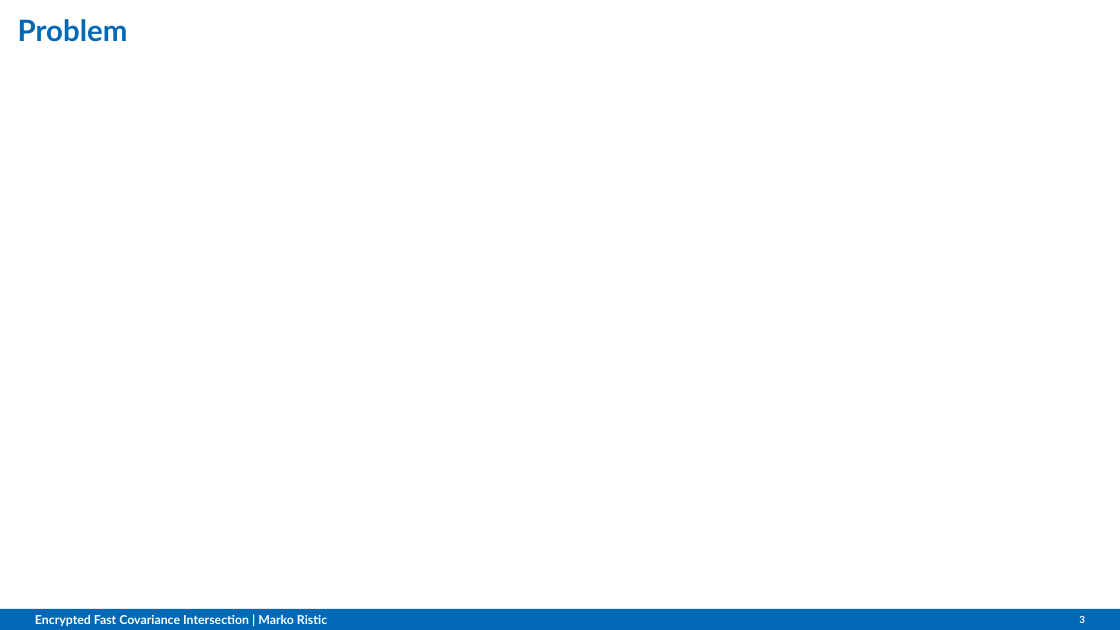
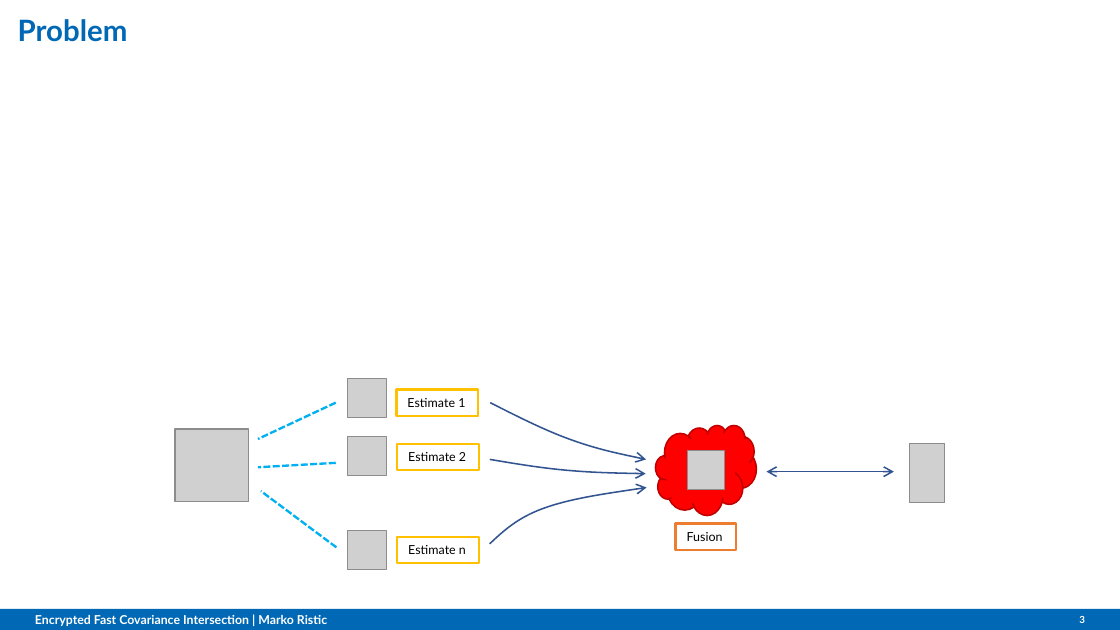
Before and after one commit to omubtcezq/PaillierFCI, a slide deck: slide 3 of presentation/MFI2022_marko_ristic.pptx. Drawn at 1120x630 pixels with LibreOffice and Linux fonts; fonts in the diff are those of the drawing; grey boxes stand for pictures; background and template pictures are left out. Boxes give left, top, right and bottom in pixels: in the first picture for what was removed or moved away, otherwise in the second. Text is boxed around its words. In the diff, an @@ line names an element or a change of style, - is before the commit and + after.

```diff
--- a/presentation/MFI2022_marko_ristic.pptx
+++ b/presentation/MFI2022_marko_ristic.pptx
@@ group added at [175, 379, 945, 570]: 6 pictures, 4 freeform shapes, 4 rectangles, 3 lines, 1 cloud @@
+Estimate 1
+Estimate 2
+Estimate n
+Fusion
```
Also in this commit, not shown: 7 other slides changed, 2 slides added.
